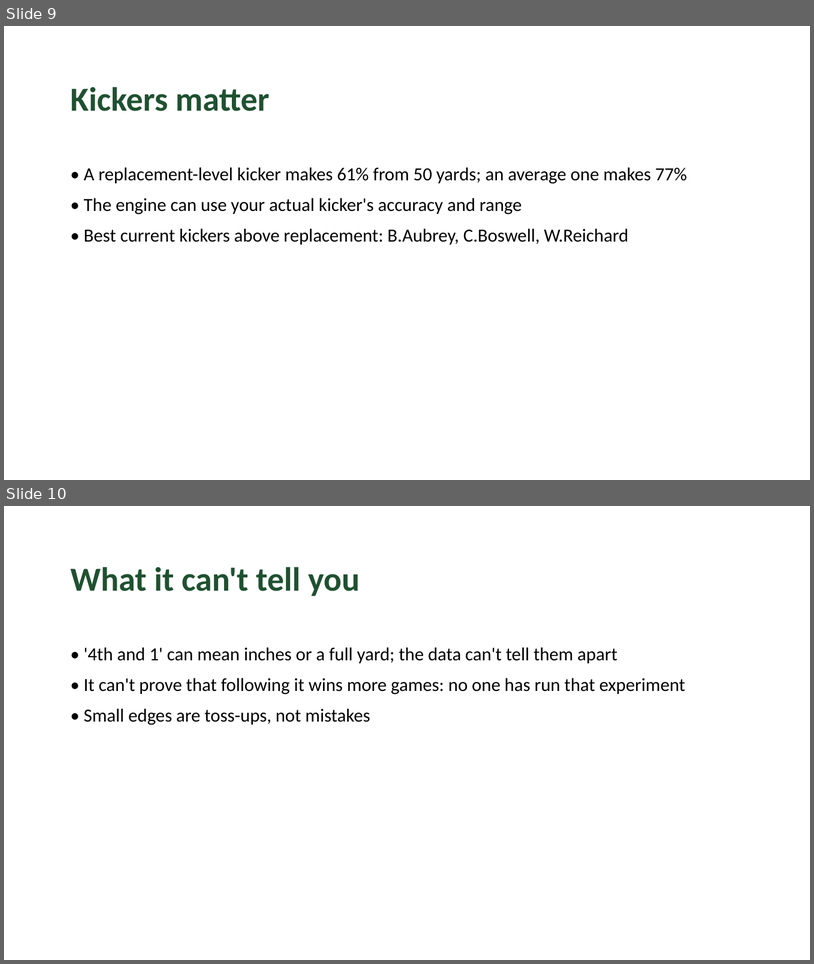
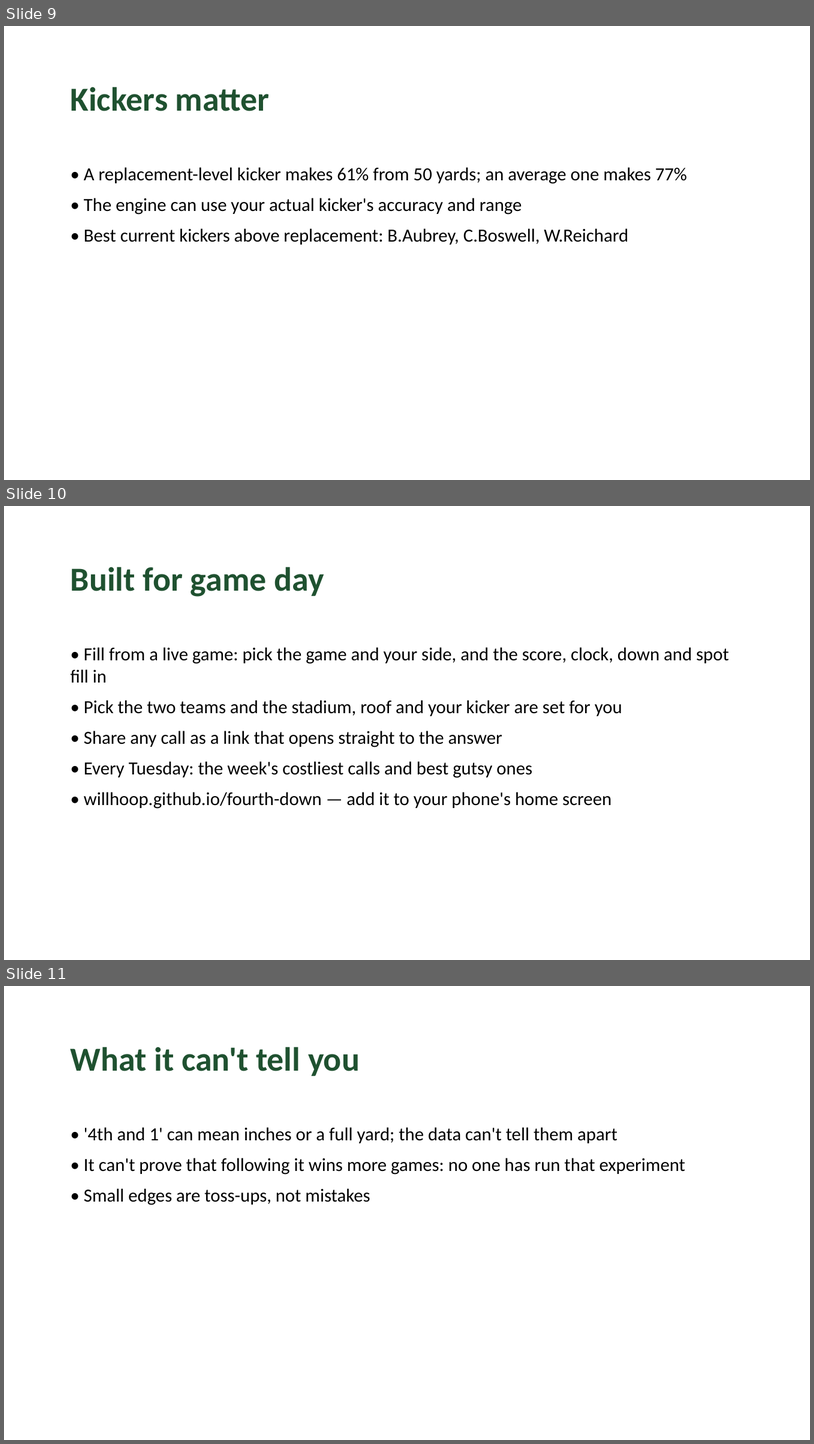
Before and after one commit to willhoop/fourth-down, a slide deck: docs/fourth-down-deck.pptx. Shown one above the other, each under a label of ours: slides 9 and 10 before the commit, slides 9, 10 and 11 after it. The pictures are 814x964 and 814x1444 pixels, drawn with LibreOffice and Linux fonts; fonts in the diff are those of the drawing. Boxes give left, top, right and bottom in pixels: in the first picture for what was removed or moved away, otherwise in the second. Text is boxed around its words. In the diff, an @@ line names an element or a change of style, - is before the commit and + after.

```diff
--- a/docs/fourth-down-deck.pptx
+++ b/docs/fourth-down-deck.pptx
@@ slide 10 added at [4,506,810,960], background #FFFFFF @@
@@ text added at [71,567,324,597], 40 pt, text #1F5130, bold @@
+Built for game day
@@ text added at [71,647,729,808], 22 pt, text #000000 @@
+• Fill from a live game: pick the game and your side, and the score, clock, down and spot fill in
+• Pick the two teams and the stadium, roof and your kicker are set for you
+• Share any call as a link that opens straight to the answer
+• Every Tuesday: the week's costliest calls and best gutsy ones
+• willhoop.github.io/fourth-down — add it to your phone's home screen
@@ what was slide 10 is now slide 11 @@
```
Also in this commit, not shown: 2 slides changed, 38 other files.
